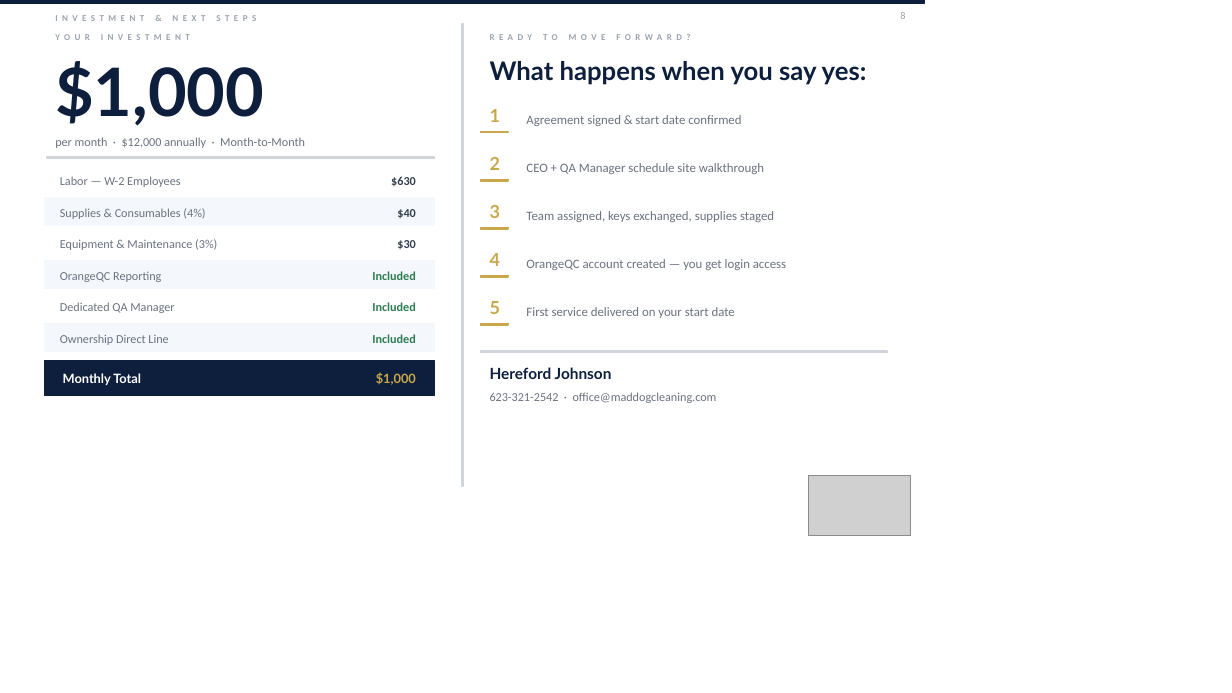
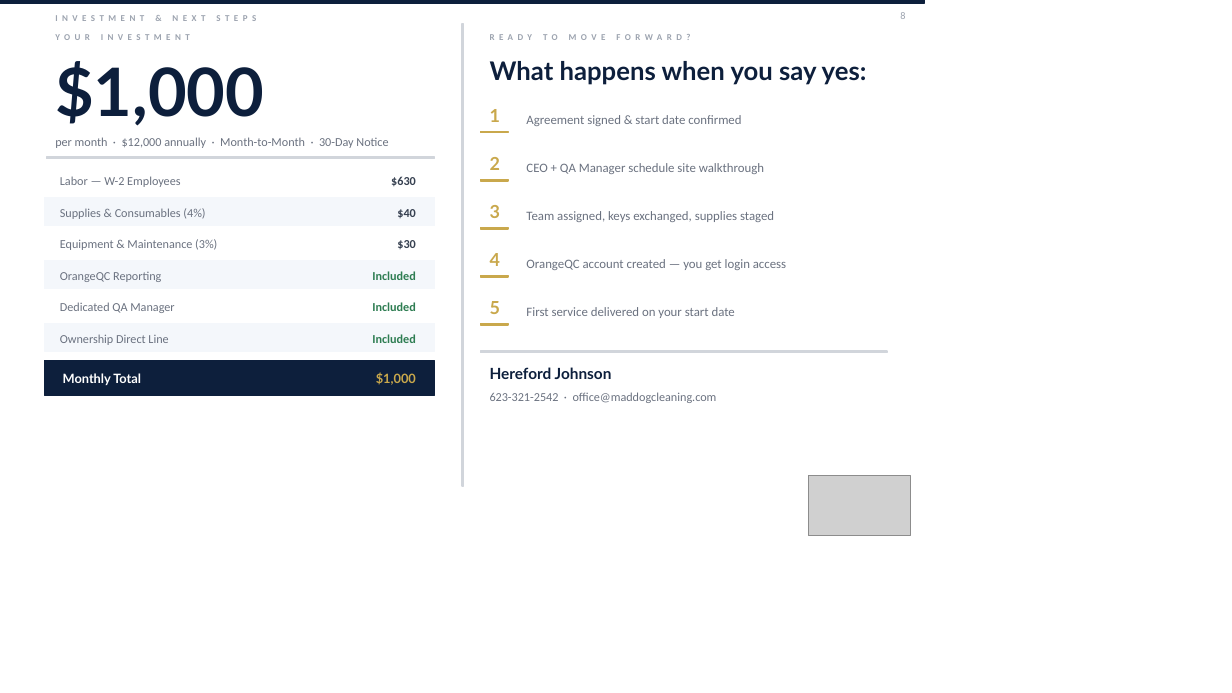
Before and after one commit to mdfpartners/operations, a slide deck: slide 8 of MDF_Proposal_LogicalSystems_2026-05-28.pptx. Drawn at 1232x693 pixels with LibreOffice and Linux fonts; fonts in the diff are those of the drawing; grey boxes stand for pictures. Boxes give left, top, right and bottom in pixels: in the first picture for what was removed or moved away, otherwise in the second. Text is boxed around its words. In the diff, an @@ line names an element or a change of style, - is before the commit and + after.

```diff
--- a/MDF_Proposal_LogicalSystems_2026-05-28.pptx
+++ b/MDF_Proposal_LogicalSystems_2026-05-28.pptx
@@ text at [55, 137, 388, 148]: text changed @@
-per month · $12,000 annually · Month-to-Month
+per month · $12,000 annually · Month-to-Month · 30-Day Notice
```
Also in this commit, not shown: 1 other file.
